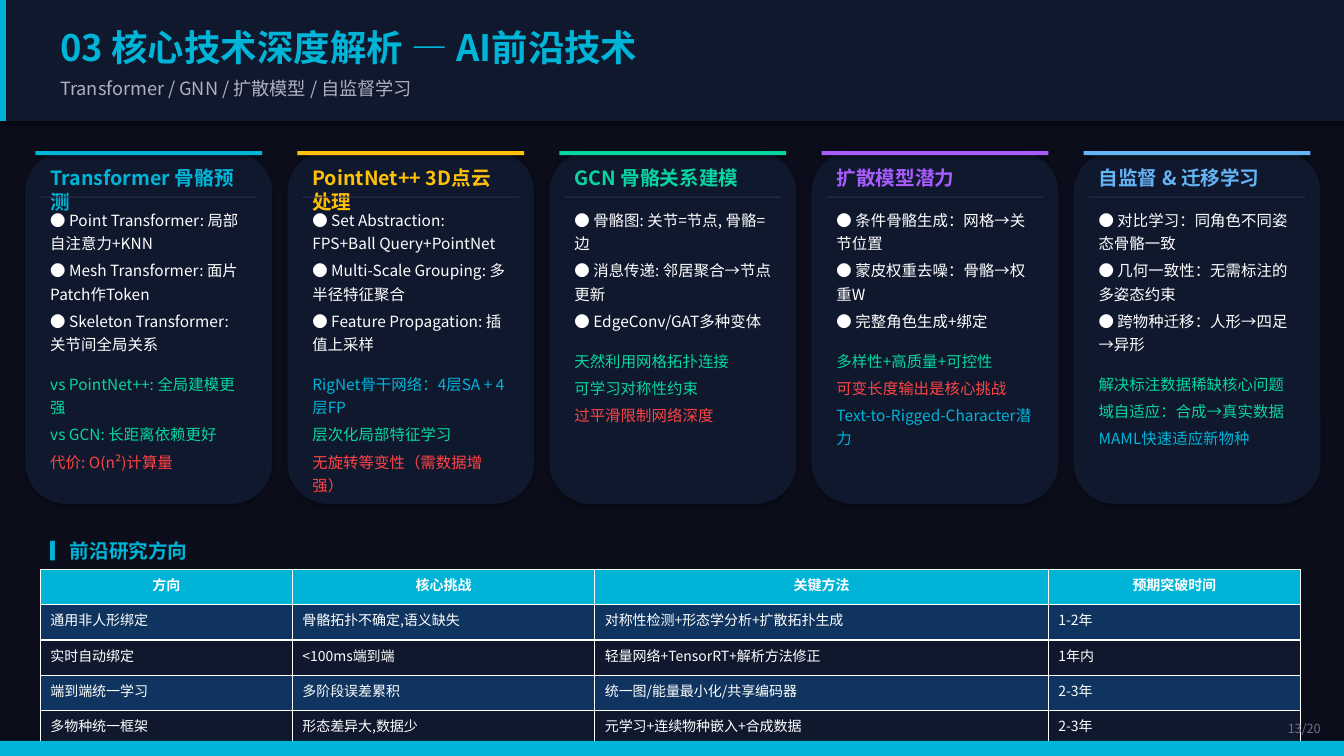
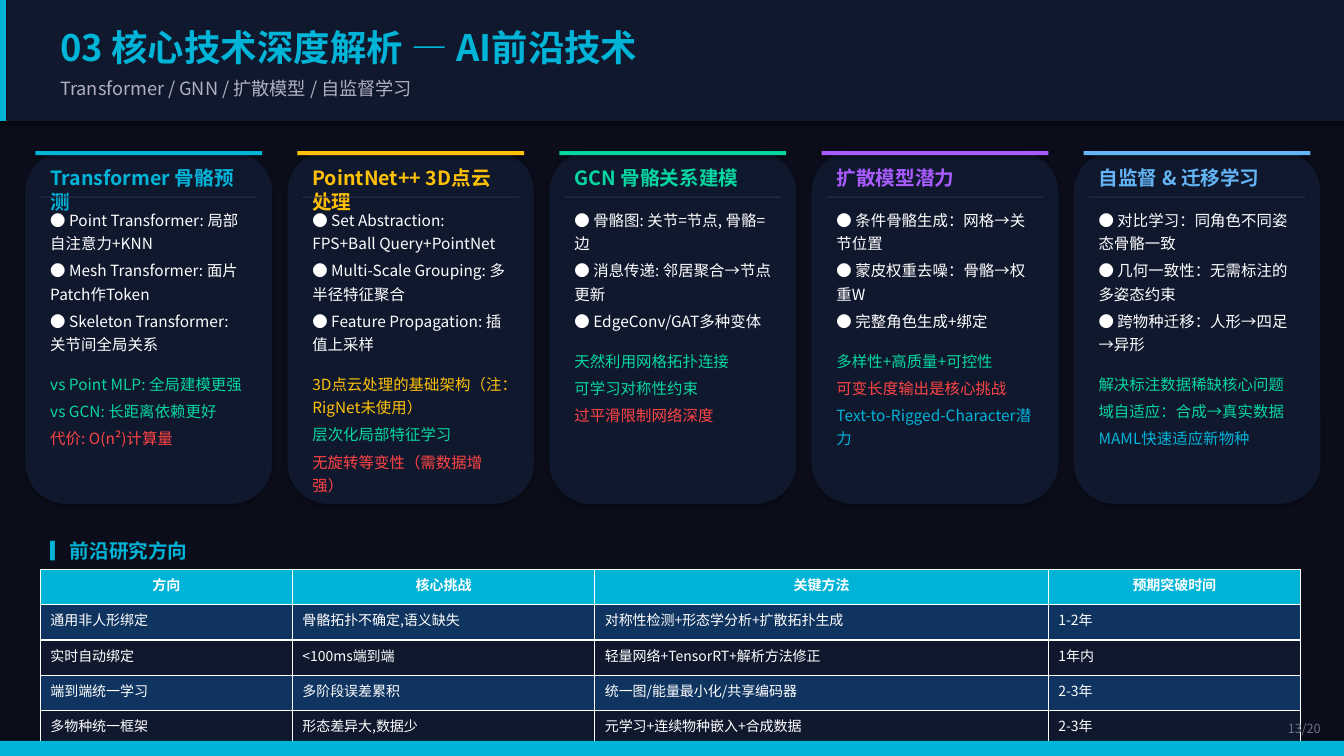
Before and after one commit to xhyha/insight, a slide deck: slide 13 of Auto-Rigging-Insight-Report.pptx. Drawn at 1344x756 pixels with LibreOffice and Linux fonts; fonts in the diff are those of the drawing. Boxes give left, top, right and bottom in pixels: in the first picture for what was removed or moved away, otherwise in the second. Text is boxed around its words. In the diff, an @@ line names an element or a change of style, - is before the commit and + after.

```diff
--- a/Auto-Rigging-Insight-Report.pptx
+++ b/Auto-Rigging-Insight-Report.pptx
@@ text at <box>50,377,242,391</box>: text changed @@
-vs PointNet++: 全局建模更强
+vs Point MLP: 全局建模更强
@@ text at <box>312,377,517,417</box>: text changed; text colour #00B4D8 to #FFC107 @@
-RigNet骨干网络：4层SA + 4层FP
+3D点云处理的基础架构（注：RigNet未使用）
```
Also in this commit, not shown: 9 other slides changed.
